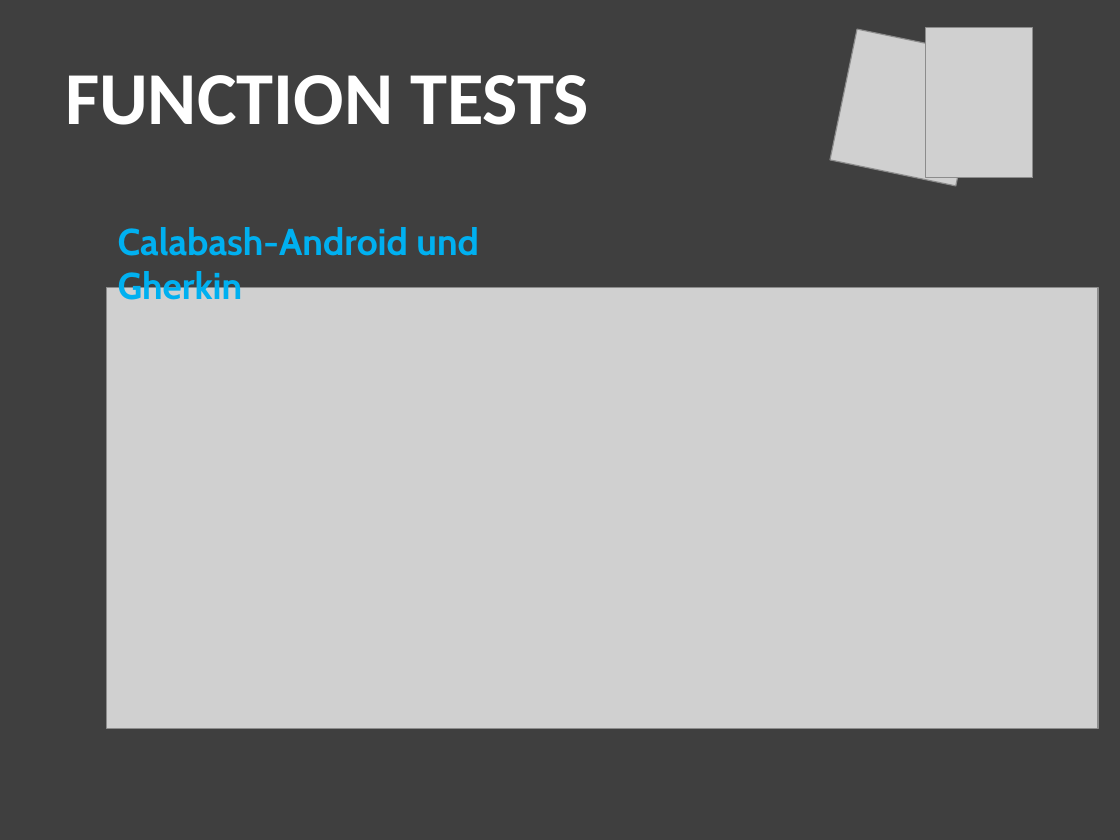
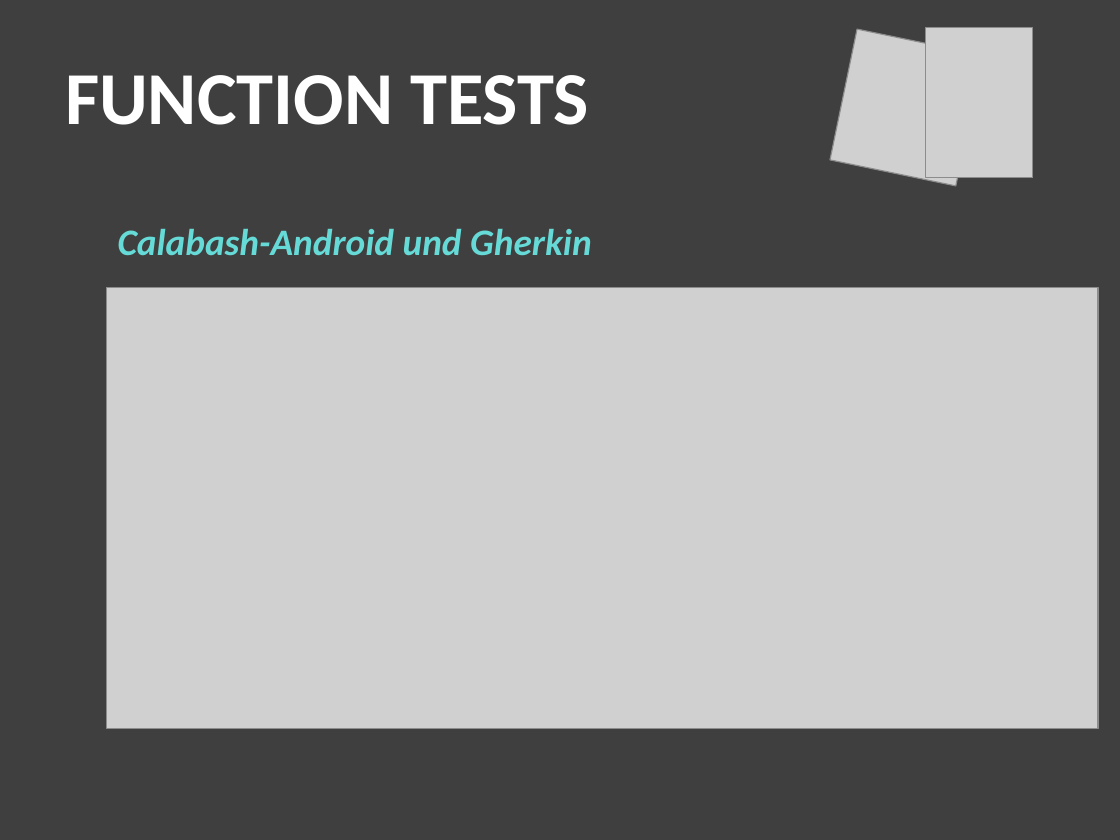
Before and after one commit to jeanin92/DieVerrueckteSightseeingtour, a slide deck: slide 14 of Presentation/abschlusspraesentation.pptx (slide 13 before the commit). Drawn at 1120x840 pixels with LibreOffice and Linux fonts; fonts in the diff are those of the drawing; grey boxes stand for pictures; background and template pictures are left out. Boxes give left, top, right and bottom in pixels: in the first picture for what was removed or moved away, otherwise in the second. Text is boxed around its words. In the diff, an @@ line names an element or a change of style, - is before the commit and + after.

```diff
--- a/Presentation/abschlusspraesentation.pptx
+++ b/Presentation/abschlusspraesentation.pptx
@@ text "Calabash-Android und Gherkin" at [118, 229, 592, 255]: font Cabin to Calibri, text colour #00B0F0 to #66DAD7, italic on @@
```
Also in this commit, not shown: 11 other slides changed, 2 slides added, 2 slides removed.
